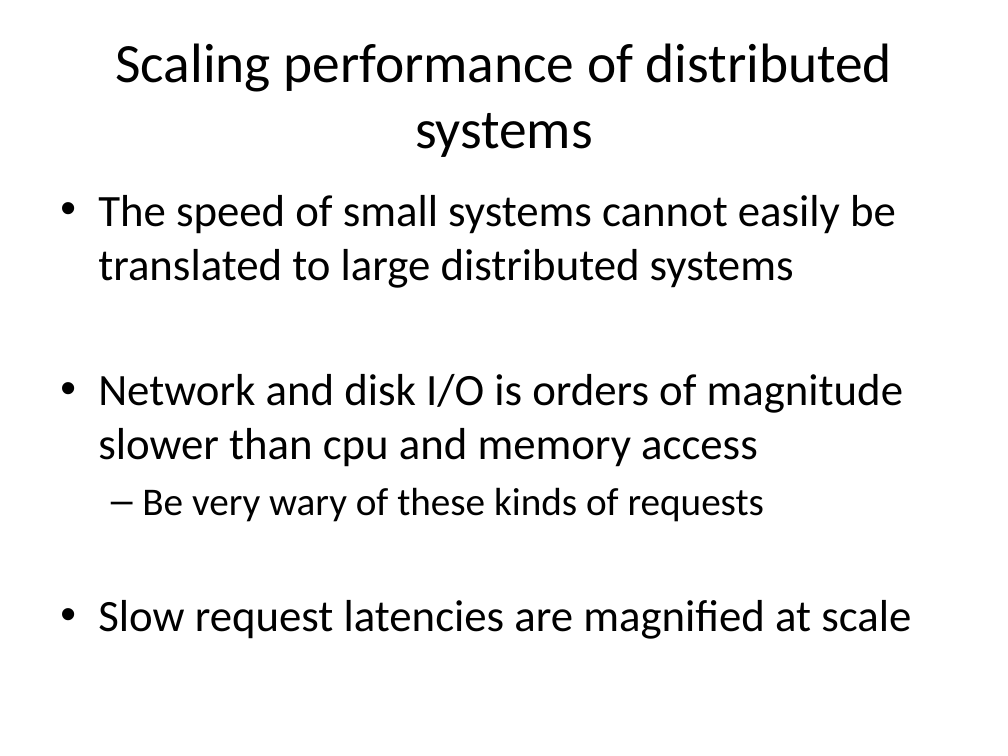
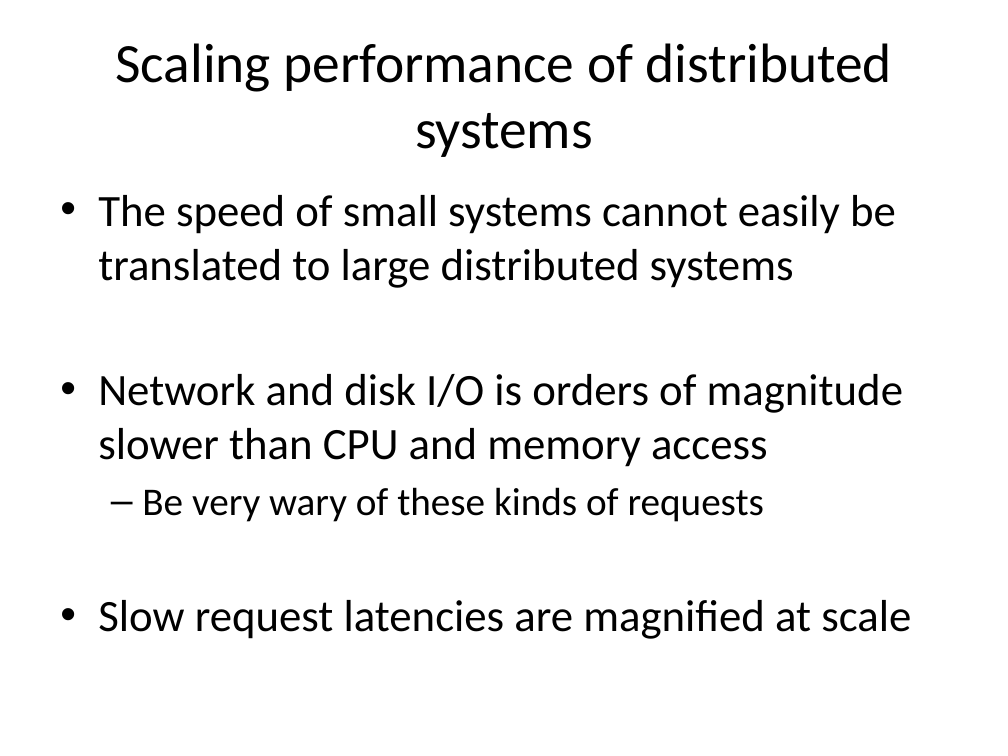
Before and after one commit to jasondbaker/infrastructure-class, a slide deck: slide 27 of infrastructure-week-3.pptx (slide 25 before the commit). Drawn at 1008x756 pixels with LibreOffice and Linux fonts; fonts in the diff are those of the drawing. Boxes give left, top, right and bottom in pixels: in the first picture for what was removed or moved away, otherwise in the second. Text is boxed around its words. In the diff, an @@ line names an element or a change of style, - is before the commit and + after.

```diff
--- a/infrastructure-week-3.pptx
+++ b/infrastructure-week-3.pptx
@@ text at bbox=[98, 374, 903, 467]: text changed @@
-• Network and disk I/O is orders of magnitude slower than cpu and memory access
+• Network and disk I/O is orders of magnitude slower than CPU and memory access
```
Also in this commit, not shown: 3 slides added, 2 other files.
